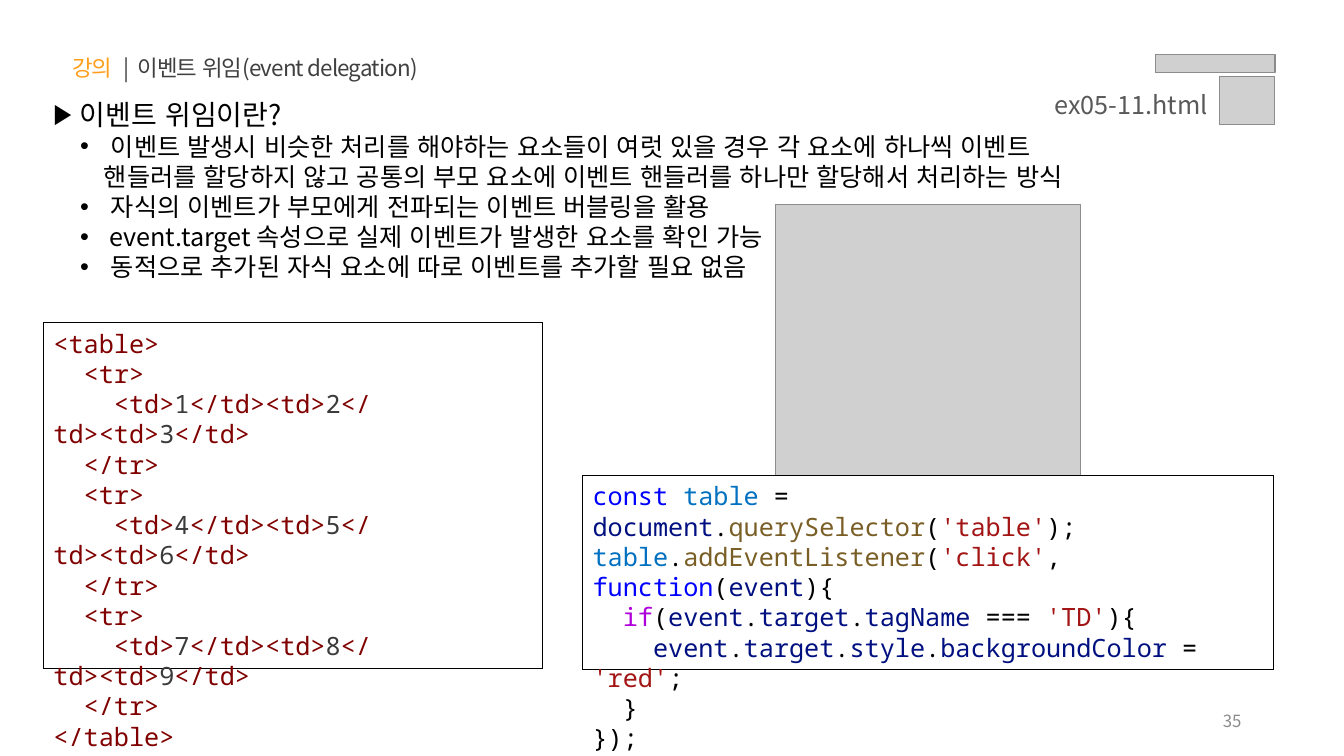
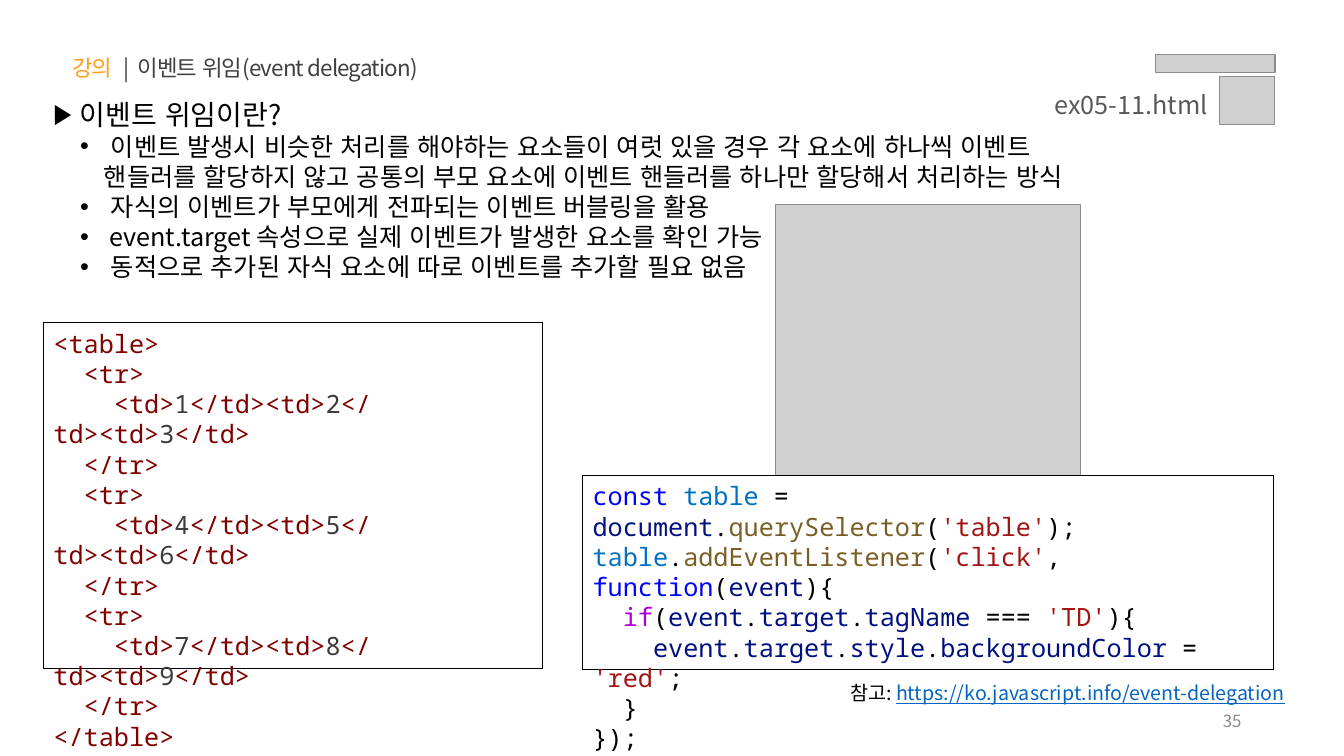
Before and after one commit to yebin-jeong/learn-js, a slide deck: slide 35 of PPT/05.자바스크립트 - 클라이언트 사이드(Event, DOM, Ajax, Web APIs).pptx. Drawn at 1344x756 pixels with LibreOffice and Linux fonts; fonts in the diff are those of the drawing; grey boxes stand for pictures. Boxes give left, top, right and bottom in pixels: in the first picture for what was removed or moved away, otherwise in the second. Text is boxed around its words. In the diff, an @@ line names an element or a change of style, - is before the commit and + after.

```diff
--- a/PPT/05.자바스크립트 - 클라이언트 사이드(Event, DOM, Ajax, Web APIs).pptx
+++ b/PPT/05.자바스크립트 - 클라이언트 사이드(Event, DOM, Ajax, Web APIs).pptx
@@ text added at (850,683,1284,705), 14 pt, text #0563C1, underline @@
+참고: https://ko.javascript.info/event-delegation
```
Also in this commit, not shown: 32 other slides changed.
